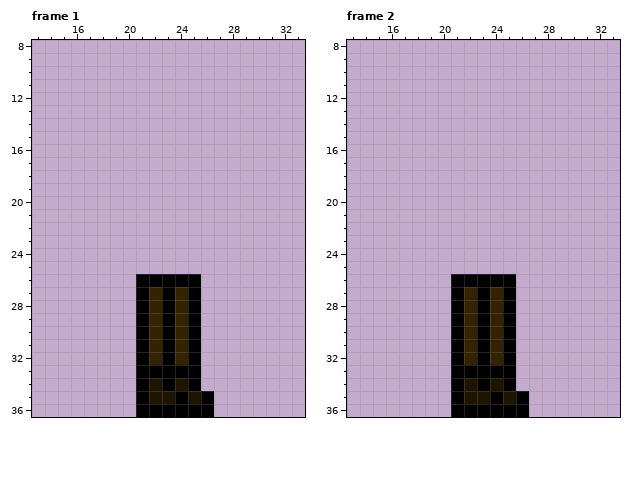
Edited in one commit: pixel-art file (SourceAssets/Sprites/PlayerAnimBase.aseprite). Above, as it was before the edit.
50x37 pixels, 4 frames. Colours within 5 levels of each other are drawn and written as one. Shown: frame 1: x 13..33, y 8..36; frame 2: x 13..33, y 8..36. The commit also changed other frames, which this record leaves out.
The same view after the edit:
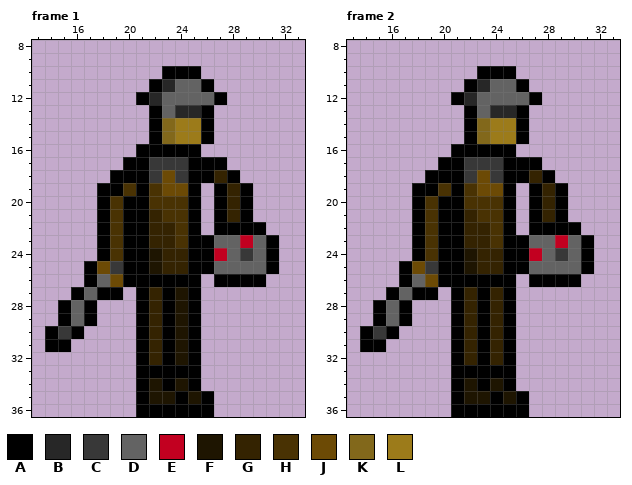
Palette (. is transparent): A #000000  B #272727  C #383838  D #636363  E #c20020  F #1e1501  G #342301  H #493203  J #6c4a05  K #82681b  L #9c7b1a
Message: Added player light attack animation
Change:
layer "ShieldArm" now shown
layer "SwordArm" now shown
layer "Body+Head" now shown
Frame 1:
y 10: x 23..25 ... -> AAA
y 11: x 22..26 ..... -> ABDDA
y 12: x 21..27 ....... -> ABDDDDA
y 13: x 22..26 ..... -> ADBBA
y 14..15: x 22..26 ..... -> AKLLA
y 16: x 21..25 ..... -> AAAAA
y 17: x 20..27 ........ -> AACCCAAA
y 18: x 19..28 .......... -> AAACJCAAGA
y 19: x 18..25 ........ -> AAHAHJJA; x 27..29 ... -> AGA
y 20: x 18..25 ........ -> AHAAHHHA; x 27..29 ... -> AGA
y 21: x 18..25 ........ -> AHAAGHHA; x 27..29 ... -> AGA
y 22: x 18..25 ........ -> AHAAGGHA; x 27..30 .... -> AAAA
y 23: x 18..31 .............. -> AHAAGGHAADDEDA
y 24: x 18..31 .............. -> AHAAFGGAAEDCDA
y 25: x 17..31 ............... -> AJCAAFGGAADDDDA
y 26: x 17..20 .... -> ADJA; x 27..30 .... -> AAAA
y 27: x 16..19 .... -> ADAA; x 24 G -> F
y 28..29: x 15..17 ... -> ADA; x 24 G -> F
y 30: x 14..16 ... -> ACA; x 24 G -> F
y 31: x 14..15 .. -> AA; x 24 G -> F
y 32: x 24 G -> F
Frame 2, layers "Body+Head", "SwordArm", "ShieldArm":
y 10: x 23..25 ... -> AAA
y 11: x 22..26 ..... -> ABDDA
y 12: x 21..27 ....... -> ABDDDDA
y 13: x 22..26 ..... -> ADBBA
y 14..15: x 22..26 ..... -> AKLLA
y 16: x 21..25 ..... -> AAAAA
y 17: x 20..27 ........ -> AACCCAAA
y 18: x 19..28 .......... -> AAACJCAAGA
y 19: x 18..25 ........ -> AAHAHJJA; x 27..29 ... -> AGA
y 20: x 18..25 ........ -> AHAAHHHA; x 27..29 ... -> AGA
y 21: x 18..25 ........ -> AHAAGHHA; x 27..29 ... -> AGA
y 22: x 18..25 ........ -> AHAAGGHA; x 27..30 .... -> AAAA
y 23: x 18..31 .............. -> AHAAGGHAADDEDA
y 24: x 18..31 .............. -> AHAAFGGAAEDCDA
y 25: x 17..31 ............... -> AJCAAFGGAADDDDA
y 26: x 17..20 .... -> ADJA; x 27..30 .... -> AAAA
y 27: x 16..19 .... -> ADAA
y 28..29: x 15..17 ... -> ADA
y 30: x 14..16 ... -> ACA
y 31: x 14..15 .. -> AA
